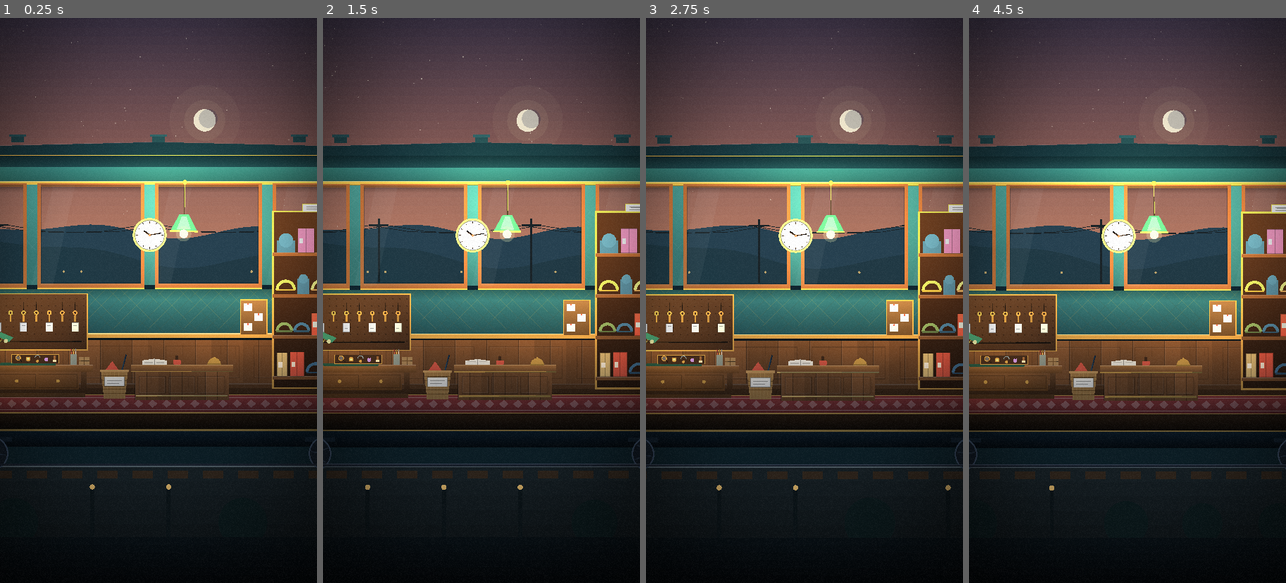
Above: before the commit, frames 1-4 (left to right).
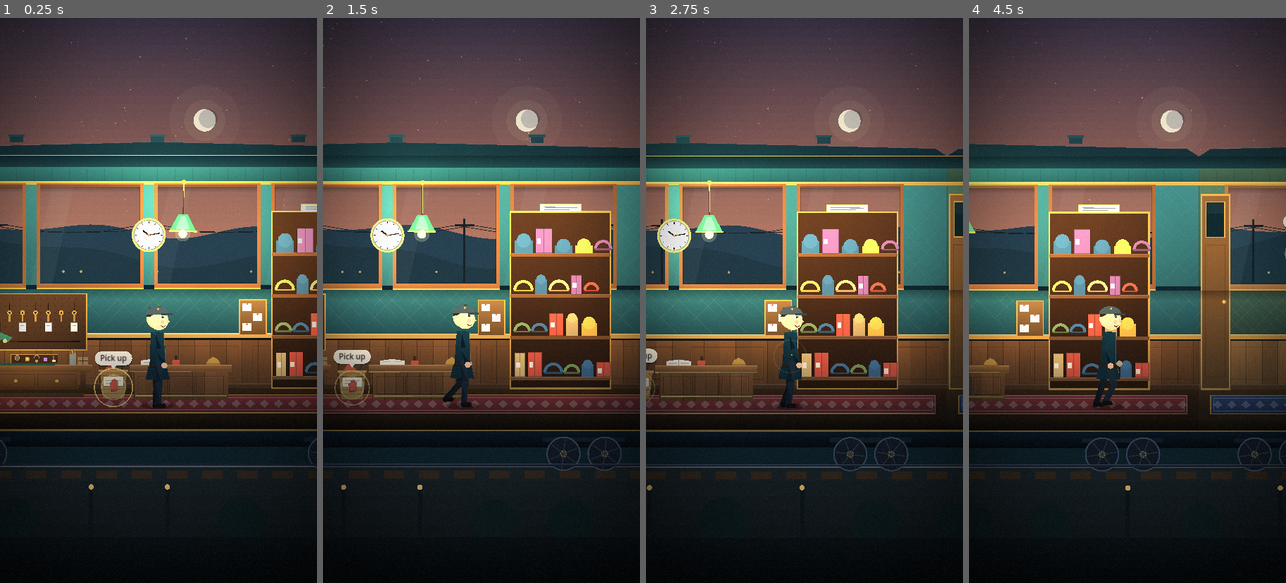
Above: after the commit, the same moments.

Repository: manofwhitebrown/Platform-Zero
Game: Godot game, scene res://world/train_world.tscn
Two runs of this game, one before a commit and one after it. Both use one fixed random seed, a clock stepped at 60 frames per second and the inputs below. This scene is started directly instead of the project's main scene.
Inputs (mouse positions are in pixels of both pictures, inside the frame that each line leads up to):
- Up to frame 1 (0.25 s): no input
- Up to frame 2 (1.5 s): move the mouse to (551, 272) at 0.52 s; click (551, 272) at 0.67 s; drag from (418, 328) to (465, 413) at 1.27 s
- Up to frame 3 (2.75 s): move the mouse to (836, 176) at 2.02 s; click (836, 176) at 2.17 s
- Up to frame 4 (4.5 s): drag from (1111, 413) to (1032, 215) at 2.77 s; move the mouse to (1222, 385) at 3.52 s; click (1222, 385) at 3.67 s; drag from (1032, 215) to (1079, 159) at 4.27 s

The runs differ from the first frame. In frame 1, 3.9% of the frame differs, in the area x 0-100%, y 1-84%; in frame 2, 27%; in frame 3, 30%; in frame 4, 33%.

Commit message:
[B] B1.3: tap-to-walk, interactables, guided highlights, carried item, look-ahead

Diff:
--- a/docs/screens/index.json
+++ b/docs/screens/index.json
@@ -19,5 +19,19 @@
   "title": "Actor rig: attendant, 15 regulars, ambient",
   "orientation": "portrait",
   "milestone": "M1"
+ },
+ {
+  "id": "m1_highlight",
+  "file": "m1_highlight.png",
+  "title": "Guided highlight on the bin item + prompt chip",
+  "orientation": "portrait",
+  "milestone": "M1"
+ },
+ {
+  "id": "m1_carry",
+  "file": "m1_carry.png",
+  "title": "Item carried overhead, bench highlighted",
+  "orientation": "portrait",
+  "milestone": "M1"
  }
 ]
--- a/status/B.json
+++ b/status/B.json
@@ -1,6 +1,6 @@
 {
  "agent": "B",
- "updated": "2026-10-29T08:57:56Z",
+ "updated": "2026-10-29T09:01:06Z",
  "tasks": {
   "B1": "done",
   "B7": "done",
@@ -22,11 +22,11 @@
   "B0.3": "done",
   "B1.1": "doing",
   "B1.2": "done",
-  "B1.3": "doing",
-  "B1.4": "todo",
+  "B1.3": "done",
+  "B1.4": "doing",
   "B1.5": "todo",
   "B1.6": "todo"
  },
- "note": "B1.2 done: actors/passenger.gd rig (walk/idle/sit/wave/wring/tap/peek/cross/lean/hop/slump/huff/hand + emotes hearts/sweat/steam/zzz, moods, 12 builds x palettes via make_look) + owners.json looks extended (build/height/hair_style/pants/shoes); screenshot m1_actor_lineup. Next: B1.3 tap-to-walk + highlights + camera look-ahead, then B1.4 claimant approach.",
- "request": "AI-A: ShotHook (world/shot_hook.gd) already implements your A0.5 runner contract for tests/shots.json; feel free to just launch Godot per shot with --shot-id and --out under xvfb (opengl3, llvmpipe works) and write index.json. Also: Sim stub spots are generic; I keep props near them (bin ~local x750 in car_lp). Real spot kinds/positions welcome when ready."
+ "note": "B1.3 done: world/world_input.gd (tap-to-walk via Sim.player_move_to, hotspots + bench interactables, guided pulsing highlight + prompt chip, 20s idle shimmer, tap ripple, item icons at spots, carried item over head, auto Sim.pick_up / place_on_bench on arrival) + camera look-ahead. Screenshots m1_highlight, m1_carry. Next: B1.4 claimant approach (door walk-in, counter, bubble, interview buttons, drag-to-hand-over, reaction).",
+ "request": "AI-A: my interaction uses Sim.player_move_to, Sim.pick_up(spot_id), Sim.place_on_bench(iid) and reads get_spots()/get_item()/get_player().carrying. Spot x for 'bench' is not in the contract: I hardcode bench at car_lp local x485. If you want a bench/counter anchor in get_cars() or a get_anchors() query, tell me the shape."
 }
--- a/tests/shots.json
+++ b/tests/shots.json
@@ -22,6 +22,51 @@
       "frames": 45
     },
     {
+      "id": "m1_highlight",
+      "milestone": "M1",
+      "title": "Guided highlight on the bin item + prompt chip",
+      "scene": "res://world/train_world.tscn",
+      "orientation": "portrait",
+      "setup": [
+        {
+          "call": "Sim.player_move_to",
+          "args": [
+            4300
+          ]
+        },
+        {
+          "call": "wait",
+          "args": [
+            1.5
+          ]
+        }
+      ],
+      "frames": 30
+    },
+    {
+      "id": "m1_carry",
+      "milestone": "M1",
+      "title": "Item picked up, carried over head, bench highlighted",
+      "scene": "res://world/train_world.tscn",
+      "orientation": "portrait",
+      "setup": [
+        {
+          "call": "tap_world",
+          "args": [
+            4350,
+            780
+          ]
+        },
+        {
+          "call": "wait",
+          "args": [
+            2.5
+          ]
+        }
+      ],
+      "frames": 20
+    },
+    {
       "id": "m1_car_portrait",
       "milestone": "M1",
       "title": "Lost Property car (portrait)",
--- a/world/train_world.gd
+++ b/world/train_world.gd
@@ -23,6 +23,10 @@
 var _look: float = 0.0
 var _follow_x: float = 0.0
 var low_effects: bool = false
+var attendant: Passenger
+var winput: WorldInput
+var _dir_look: float = 0.0
+var _last_follow: float = 0.0
 
 
 func _ready() -> void:
@@ -63,6 +67,14 @@
 	cam.make_current()
 	_follow_x = float(Sim.get_player().get("x", 4500.0))
 	_cam_x = _follow_x
+
+	attendant = Passenger.new()
+	attendant.position = Vector2(_follow_x, FLOOR_Y)
+	add_child(attendant)
+	attendant.setup({"skin": "#e8b88f", "hair": "#2a1d14", "coat": "#12303B", "hat": "cap", "accessory": "none", "build": "avg", "height": 1.0, "hair_style": "short", "pants": "#1a2a33", "shoes": "#14100d"}, "calm", "attendant")
+	winput = WorldInput.new()
+	add_child(winput)
+	winput.setup(self, attendant)
 
 	_fx_layer = CanvasLayer.new()
 	_fx_layer.layer = 50
@@ -127,7 +139,13 @@
 		spd = 0.0
 	_scroll += delta * spd * 260.0
 	var p: Dictionary = Sim.get_player()
-	_follow_x = lerpf(_follow_x, float(p.get("x", _follow_x)), clampf(delta * 5.0, 0.0, 1.0))
+	var tx: float = float(p.get("x", _follow_x))
+	var mv: float = tx - _last_follow
+	_last_follow = tx
+	var want_look: float = clampf(mv / maxf(delta, 0.0001) * 0.5, -140.0, 140.0) if absf(mv) > 0.01 else 0.0
+	_dir_look = lerpf(_dir_look, want_look, clampf(delta * 2.5, 0.0, 1.0))
+	_look = _dir_look
+	_follow_x = lerpf(_follow_x, tx, clampf(delta * 5.0, 0.0, 1.0))
 	_update_camera(delta)
 	var wheel: float = _scroll * 0.05
 	for k in shells:
@@ -158,5 +176,8 @@
 
 ## Scene-specific shot setup hook (see ShotHook).
 func shot_setup(call: String, args: Array) -> void:
-	if call == "noop":
-		return
+	match call:
+		"tap_world":
+			winput.tap_world(Vector2(float(args[0]), float(args[1]) if args.size() > 1 else 800.0))
+		_:
+			pass
--- /dev/null
+++ b/world/world_input.gd
@@ -0,0 +1,239 @@
+class_name WorldInput
+extends Node2D
+## Tap-to-walk + interactables. World-space node drawn above the cars.
+## - Tap anywhere: the attendant walks there (Sim.player_move_to).
+## - Tap a highlighted hotspot / bench: walks there and auto-interacts on arrival.
+## - Always one "guided" interactable pulses (bench when carrying, else nearest item); the rest shimmer after 20 s idle.
+
+signal interacted(kind: String, id: String)
+
+const FLOOR_Y: float = 880.0
+const SPOT_Y: Dictionary = {"seat": 770.0, "rack": 380.0, "floor": 862.0, "bin": 838.0, "sill": 470.0, "curtain": 420.0, "table": 735.0}
+const BENCH_X_LOCAL: float = 485.0
+const LP_ID: String = "car_lp"
+
+var attendant: Passenger
+var world: Node2D
+var pending: Dictionary = {}
+var idle_s: float = 0.0
+var _t: float = 0.0
+var _last_px: float = 0.0
+var _tex: Dictionary = {}
+var _ripple: Vector3 = Vector3(-1, 0, 0)  # x, y, age
+var _press_pos: Vector2 = Vector2.ZERO
+var _pressing: bool = false
+var _squash: Dictionary = {}
+
+
+func setup(p_world: Node2D, p_att: Passenger) -> void:
+	world = p_world
+	attendant = p_att
+	z_index = 20
+	_last_px = float(Sim.get_player().get("x", 0.0))
+	Events.item_moved.connect(func(_i: String, _l: String) -> void: idle_s = 0.0)
+
+
+func _bench_x() -> float:
+	for c in Sim.get_cars():
+		if String(c["id"]) == LP_ID:
+			return float(c["x"]) + BENCH_X_LOCAL
+	return 0.0
+
+
+func _unlocked_at(x: float) -> bool:
+	for c in Sim.get_cars():
+		if x >= float(c["x"]) and x < float(c["x"]) + float(c["width"]):
+			return bool(c["unlocked"])
+	return false
+
+
+func interactables() -> Array:
+	var out: Array = []
+	var carrying: String = String(Sim.get_player().get("carrying", ""))
+	out.append({"kind": "bench", "id": "bench", "x": _bench_x(), "y": 740.0, "label": "Examine" if carrying != "" else "Bench", "active": carrying != ""})
+	for sp in Sim.get_spots():
+		if String(sp["item_iid"]) == "":
+			continue
+		if not _unlocked_at(float(sp["x"])):
+			continue
+		out.append({"kind": "spot", "id": String(sp["id"]), "x": float(sp["x"]), "y": float(SPOT_Y.get(String(sp["kind"]), 800.0)), "label": "Pick up", "active": carrying == "", "iid": String(sp["item_iid"])})
+	return out
+
+
+func guided() -> Dictionary:
+	var px: float = float(Sim.get_player().get("x", 0.0))
+	var best: Dictionary = {}
+	var bd: float = 1e9
+	for it in interactables():
+		if not bool(it["active"]):
+			continue
+		var d: float = absf(float(it["x"]) - px)
+		if d < bd:
+			bd = d
+			best = it
+	return best
+
+
+func _unhandled_input(e: InputEvent) -> void:
+	var pos: Vector2 = Vector2.ZERO
+	var down: bool = false
+	var up: bool = false
+	if e is InputEventMouseButton and (e as InputEventMouseButton).button_index == MOUSE_BUTTON_LEFT:
+		down = (e as InputEventMouseButton).pressed
+		up = not down
+		pos = get_global_mouse_position()
+	elif e is InputEventScreenTouch:
+		down = (e as InputEventScreenTouch).pressed
+		up = not down
+		pos = get_canvas_transform().affine_inverse() * (e as InputEventScreenTouch).position
+	else:
+		return
+	if down:
+		_press_pos = pos
+		_pressing = true
+	elif up and _pressing:
+		_pressing = false
+		if pos.distance_to(_press_pos) < 30.0:
+			tap_world(pos)
+
+
+## Public so tests / ShotHook can drive it.
+func tap_world(pos: Vector2) -> void:
+	idle_s = 0.0
+	var hit: Dictionary = {}
+	var bd: float = 90.0
+	for it in interactables():
+		var dx: float = absf(float(it["x"]) - pos.x)
+		var dy: float = absf(float(it["y"]) - 40.0 - pos.y)
+		if dx < bd and dy < 170.0:
+			bd = dx
+			hit = it
+	_ripple = Vector3(pos.x, clampf(pos.y, 700.0, FLOOR_Y), 0.0)
+	if not hit.is_empty():
+		pending = hit
+		Sim.player_move_to(float(hit["x"]))
+	else:
+		pending = {}
+		Sim.player_move_to(pos.x)
+
+
+func _process(delta: float) -> void:
+	_t += delta
+	idle_s += delta
+	_ripple.z += delta
+	var p: Dictionary = Sim.get_player()
+	var px: float = float(p.get("x", 0.0))
+	var moving: bool = absf(px - _last_px) > 0.05
+	if moving:
+		idle_s = 0.0
+		attendant.face = 1 if px > _last_px else -1
+		attendant._walk_ph += absf(px - _last_px) * 0.045
+		if attendant.anim != "walk":
+			attendant.play("walk")
+	elif attendant.anim == "walk":
+		attendant.play("idle")
+	attendant.position = Vector2(px, FLOOR_Y)
+	_last_px = px
+	if not pending.is_empty() and not moving and absf(px - float(pending["x"])) < 18.0:
+		_arrive(pending)
+		pending = {}
+	for k in _squash.keys():
+		_squash[k] = float(_squash[k]) + delta
+	queue_redraw()
+
+
+func _arrive(it: Dictionary) -> void:
+	var carrying: String = String(Sim.get_player().get("carrying", ""))
+	match String(it["kind"]):
+		"spot":
+			var r: Dictionary = Sim.pick_up(String(it["id"]))
+			if bool(r.get("ok", false)):
+				_squash[String(r["iid"])] = 0.0
+				attendant.play("hand")
+				get_tree().create_timer(0.7).timeout.connect(func() -> void:
+					if attendant.anim == "hand":
+						attendant.play("idle"))
+				interacted.emit("pick_up", String(r["iid"]))
+		"bench":
+			if carrying != "":
+				var r2: Dictionary = Sim.place_on_bench(carrying)
+				if bool(r2.get("ok", false)):
+					interacted.emit("bench", carrying)
+			else:
+				interacted.emit("bench_open", "")
+
+
+func _icon(item: Dictionary) -> Texture2D:
+	var name: String = String(item.get("icon", "key"))
+	if not _tex.has(name):
+		_tex[name] = load("res://assets/icons/%s.svg" % name)
+	return _tex[name]
+
+
+func _draw_item(item: Dictionary, p: Vector2, sz: float, squash_t: float = -1.0) -> void:
+	var tex: Texture2D = _icon(item)
+	if tex == null:
+		return
+	var tint: Color = Color(String(item.get("tint", "#ffffff")))
+	var sx: float = 1.0
+	var sy: float = 1.0
+	if squash_t >= 0.0 and squash_t < 0.5:
+		var k: float = sin(squash_t / 0.5 * PI)
+		sx = 1.0 - 0.25 * k
+		sy = 1.0 + 0.35 * k
+	var r := Rect2(p.x - sz * sx * 0.5, p.y - sz * sy, sz * sx, sz * sy)
+	draw_circle(p + Vector2(0, -sz * 0.45), sz * 0.8, Color(1, 0.85, 0.45, 0.16))
+	draw_texture_rect(tex, r, false, tint)
+
+
+func _chip(p: Vector2, text: String, strong: bool) -> void:
+	var f: Font = ThemeDB.fallback_font
+	var w: float = f.get_string_size(text, HORIZONTAL_ALIGNMENT_LEFT, -1, 26).x + 36.0
+	var r := Rect2(p.x - w * 0.5, p.y - 24, w, 48)
+	Dr.rrect(self, Rect2(r.position + Vector2(0, 4), r.size), 24.0, Color(0, 0, 0, 0.35))
+	Dr.rrect(self, r, 24.0, Pal.PARCHMENT if strong else Color(Pal.PARCHMENT.r, Pal.PARCHMENT.g, Pal.PARCHMENT.b, 0.8))
+	draw_rect(r, Color(0, 0, 0, 0.0), false)
+	draw_string(f, Vector2(r.position.x + 18, r.position.y + 33), text, HORIZONTAL_ALIGNMENT_LEFT, -1, 26, Pal.INK)
+	# tail
+	draw_colored_polygon(PackedVector2Array([p + Vector2(-9, 24), p + Vector2(9, 24), p + Vector2(0, 38)]), Pal.PARCHMENT if strong else Color(Pal.PARCHMENT.r, Pal.PARCHMENT.g, Pal.PARCHMENT.b, 0.8))
+
+
+func _draw() -> void:
+	var px: float = float(Sim.get_player().get("x", 0.0))
+	var g: Dictionary = guided()
+	var shimmer_all: bool = idle_s > 20.0
+	# items resting at spots
+	for it in interactables():
+		if String(it["kind"]) == "spot":
+			var item: Dictionary = Sim.get_item(String(it["iid"]))
+			var def: Dictionary = Content.object_by_id(String(item.get("def_id", "")))
+			if def.is_empty():
+				continue
+			var base: Vector2 = Vector2(float(it["x"]), float(it["y"]))
+			var bob: float = sin(_t * 2.0 + float(it["x"]) * 0.01) * 3.0
+			_draw_item(def, base + Vector2(0, bob), 54.0)
+	# interactable markers
+	for it in interactables():
+		var is_g: bool = not g.is_empty() and it["id"] == g["id"]
+		if not is_g and not (shimmer_all and bool(it["active"])):
+			continue
+		var c := Vector2(float(it["x"]), float(it["y"]) - 20.0)
+		var pulse: float = 0.5 + 0.5 * sin(_t * (4.0 if is_g else 2.5))
+		var col := Color(1.0, 0.85, 0.4, (0.35 + 0.45 * pulse) if is_g else (0.18 + 0.25 * pulse))
+		draw_arc(c, 54.0 + pulse * 12.0, 0, TAU, 40, col, 4.0)
+		draw_arc(c, 36.0 + pulse * 6.0, 0, TAU, 32, Color(col.r, col.g, col.b, col.a * 0.7), 3.0)
+		if is_g:
+			var bob2: float = sin(_t * 4.0) * 6.0
+			_chip(c + Vector2(0, -104 + bob2), String(it["label"]), true)
+	# tap ripple
+	if _ripple.x >= 0.0 and _ripple.z < 0.6:
+		var k: float = _ripple.z / 0.6
+		draw_arc(Vector2(_ripple.x, _ripple.y + 10.0), 14.0 + k * 50.0, 0, TAU, 28, Color(1, 0.9, 0.6, 0.7 * (1.0 - k)), 3.0)
+	# carried item floats over the attendant's head
+	var carrying: String = String(Sim.get_player().get("carrying", ""))
+	if carrying != "" and attendant:
+		var item2: Dictionary = Sim.get_item(carrying)
+		var def2: Dictionary = Content.object_by_id(String(item2.get("def_id", "")))
+		if not def2.is_empty():
+			var hp: Vector2 = Vector2(px, FLOOR_Y - 330.0 + sin(_t * 3.0) * 4.0)
+			_draw_item(def2, hp, 64.0, float(_squash.get(carrying, -1.0)))
Binary file added: docs/screens/m1_carry.png
Binary file added: docs/screens/m1_highlight.png
